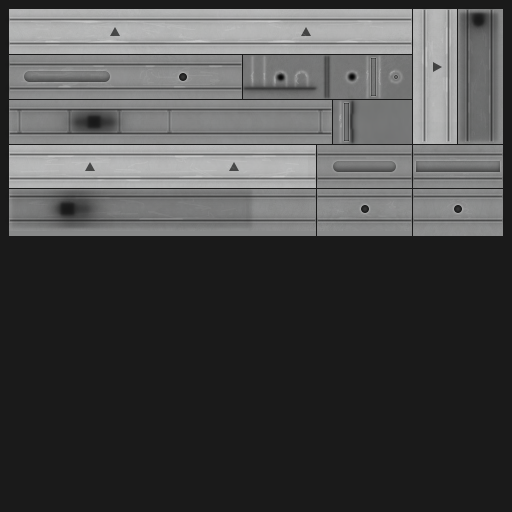
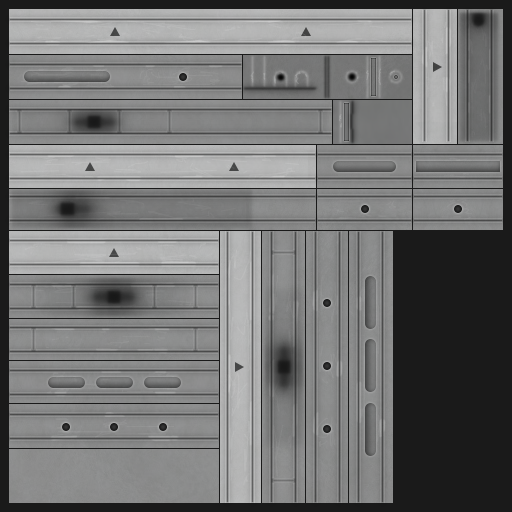
Layers edited between the first and the second 512 x 512 image:
added group "decoupler_s2_1" with 15 layers above "decoupler_s1p5" over left=217, top=227, right=393, bottom=503
added group "body" (1st of 12, in "decoupler_s2_1") (40%) with 3 layers in group "decoupler_s2_1" over left=223, top=231, right=386, bottom=503
added layer "body" (2nd of 12, in "decoupler_s2_1" › "body") in group "body" over left=227, top=232, right=383, bottom=502
added layer "body high" (1st of 5, in "decoupler_s2_1" › "body") (50%) in group "body" over left=225, top=231, right=385, bottom=503
added layer "body grime 2" (1st of 5, in "decoupler_s2_1") (10%) in group "decoupler_s2_1" over left=226, top=249, right=382, bottom=486
added layer "body grime 1" (1st of 5, in "decoupler_s2_1") (20%) in group "decoupler_s2_1" over left=217, top=227, right=393, bottom=503
added layer "wear" (1st of 5, in "decoupler_s2_1") (20%) in group "decoupler_s2_1" over left=220, top=231, right=393, bottom=503
added group "decoupler_s1p5" with 15 layers above "decoupler_s1" over left=9, top=230, right=219, bottom=503
added group "body" (3rd of 12, in "decoupler_s1p5") (40%) with 3 layers in group "decoupler_s1p5" over left=10, top=238, right=218, bottom=442
added layer "body" (4th of 12, in "decoupler_s1p5" › "body") in group "body" over left=10, top=240, right=218, bottom=439
added layer "body high" (2nd of 5, in "decoupler_s1p5" › "body") (50%) in group "body" over left=10, top=238, right=218, bottom=441
added layer "body grime 2" (2nd of 5, in "decoupler_s1p5") (10%) in group "decoupler_s1p5" over left=24, top=243, right=207, bottom=438
added layer "body grime 1" (2nd of 5, in "decoupler_s1p5") (20%) in group "decoupler_s1p5" over left=9, top=230, right=219, bottom=448
added layer "wear" (2nd of 5, in "decoupler_s1p5") (20%) in group "decoupler_s1p5" over left=9, top=231, right=219, bottom=503
painted on "base" over left=9, top=230, right=503, bottom=503
…and 18 more changes (16 added, 2 painted)
